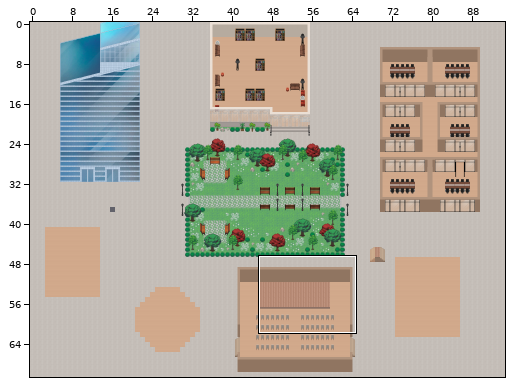
Level history. Tiled map (JSON): v1-wa-st-gobain.tmj. Above: a wide view before the commit, with the close-up outlined.
Close-up. Earlier state:
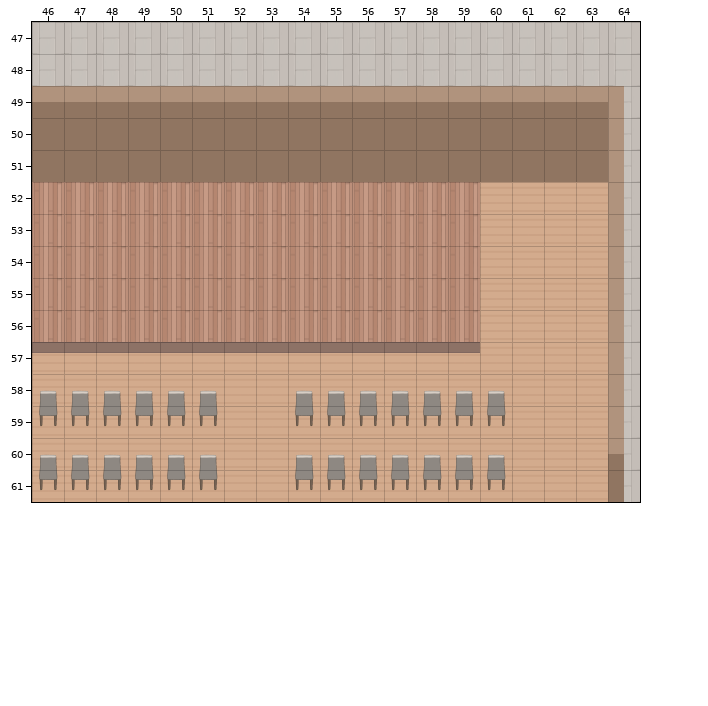
Cells are 32x32 px. Shown: x 46..64, y 47..61. The commit also changed other parts of the map, which this record leaves out. Tiles whose own drawing changed are shown in their newer look in all pictures.
After the commit:
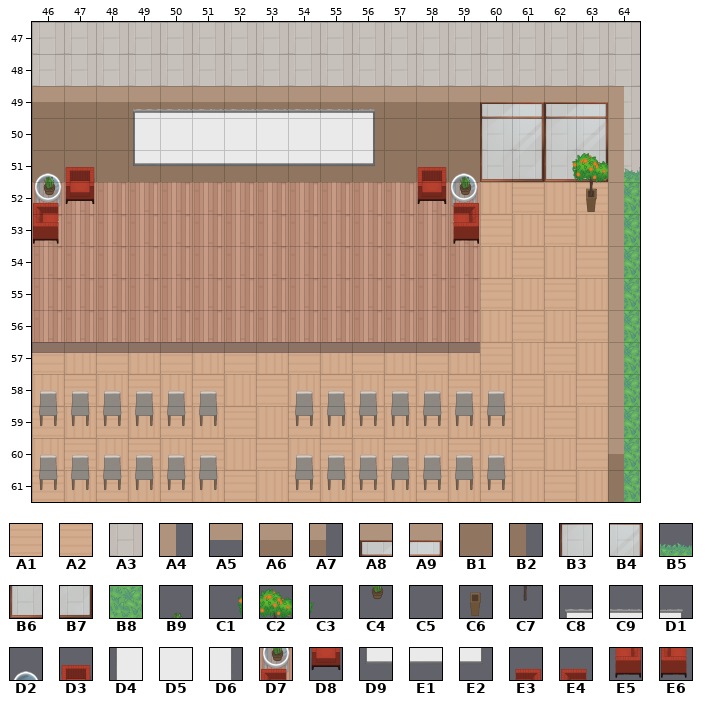
Key: from "TEST_AssetVillage": A1 128, A2 129, A3 196, A4 404, A5 460, A6 531, A7 532, A8 590, A9 591, B1 595, B2 596, B3 654, B4 655, B5 707, B6 718, B7 719, B8 771, B9 1680, C1 1734, C2 1735, C3 1736, C4 1744, C5 1794, C6 1797, C7 1799, C8 2140, C9 2141, D1 2142, D2 2194, D3 2203, D4 2204, D5 2205, D6 2206, D7 2258, D8 2267, D9 2268, E1 2269, E2 2270, E3 2329, E4 2329 flipped left-right, E5 2393, E6 2393 flipped left-right.
__ is an empty cell, .. an unchanged one.
Tiles of an added or newly shown layer are drawn over the layers below it.
See-through tiles are keyed as they look on the map.
Change:
--- layer "floor/floor1"
@@ x 63..64 @@
-52 A1 A3
-53 .. A3
-54 .. A3
-55 .. A3
-56 .. A3
-57 .. A3
-58 .. A3
-59 .. A3
-60 .. A3
-61 .. A3
+52 A2 B8
+53 .. B8
+54 .. B8
+55 .. B8
+56 .. B8
+57 .. B8
+58 .. B8
+59 .. B8
+60 .. B8
+61 .. B8
--- layer "floor/floor2"
@@ x 64..64 @@
-51 __
+51 B5
--- layer "walls/walls1"
@@ x 60..63 @@
-51 B1 B1 B1 B1
+51 B6 B7 B6 B7
--- layer "furniture/furniture1"
@@ x 46..64 @@
-51 __ .. .. .. .. .. .. .. .. .. .. .. .. __ .. .. .. .. ..
-52 __ .. .. .. .. .. .. .. .. .. .. .. .. __ .. .. .. __ __
+51 D2 .. .. .. .. .. .. .. .. .. .. .. .. D2 .. .. .. .. ..
+52 D7 .. .. .. .. .. .. .. .. .. .. .. .. D7 .. .. .. C6 C5
--- layer "furniture/furniture2"
@@ x 46..59 @@
-51 .. __ .. .. .. .. .. .. .. .. .. .. __ ..
-52 __ __ .. .. .. .. .. .. .. .. .. .. __ __
-53 __ .. .. .. .. .. .. .. .. .. .. .. .. __
+51 .. D3 .. .. .. .. .. .. .. .. .. .. D3 ..
+52 E4 D8 .. .. .. .. .. .. .. .. .. .. D8 E3
+53 E6 .. .. .. .. .. .. .. .. .. .. .. .. E5
--- layer "furniture/furniture3"
@@ x 46..59 @@
-51 __ .. .. .. .. .. .. .. .. .. .. .. .. __
-52 __ .. .. .. .. .. .. .. .. .. .. .. .. __
+51 B9 .. .. .. .. .. .. .. .. .. .. .. .. B9
+52 C4 .. .. .. .. .. .. .. .. .. .. .. .. C4
--- layer "above/above1" (removed)
@@ x 49..64 @@
-49 A6 A6 A6 A6 A6 A6 A6 A6 .. .. .. A6 A6 A6 A6 ..
-50 B1 B1 B1 B1 B1 B1 B1 B1 .. .. .. B1 B1 B1 B1 ..
-51 .. .. .. .. .. .. .. .. .. .. .. .. .. .. .. A4
-52 .. .. .. .. .. .. .. .. .. .. .. .. .. .. .. A4
-53 .. .. .. .. .. .. .. .. .. .. .. .. .. .. .. A4
-54 .. .. .. .. .. .. .. .. .. .. .. .. .. .. .. A4
-55 .. .. .. .. .. .. .. .. .. .. .. .. .. .. .. A4
-56 .. .. .. .. .. .. .. .. .. .. .. .. .. .. .. A4
-57 .. .. .. .. .. .. .. .. .. .. .. .. .. .. .. A4
-58 .. .. .. .. .. .. .. .. .. .. .. .. .. .. .. A4
-59 .. .. .. .. .. .. .. .. .. .. .. .. .. .. .. A4
-60 .. .. .. .. .. .. .. .. .. .. .. .. .. .. .. A7
-61 .. .. .. .. .. .. .. .. .. .. .. .. .. .. .. B2
+49 __ __ __ __ __ __ __ __ .. .. .. __ __ __ __ ..
+50 __ __ __ __ __ __ __ __ .. .. .. __ __ __ __ ..
+51 .. .. .. .. .. .. .. .. .. .. .. .. .. .. .. __
+52 .. .. .. .. .. .. .. .. .. .. .. .. .. .. .. __
+53 .. .. .. .. .. .. .. .. .. .. .. .. .. .. .. __
+54 .. .. .. .. .. .. .. .. .. .. .. .. .. .. .. __
+55 .. .. .. .. .. .. .. .. .. .. .. .. .. .. .. __
+56 .. .. .. .. .. .. .. .. .. .. .. .. .. .. .. __
+57 .. .. .. .. .. .. .. .. .. .. .. .. .. .. .. __
+58 .. .. .. .. .. .. .. .. .. .. .. .. .. .. .. __
+59 .. .. .. .. .. .. .. .. .. .. .. .. .. .. .. __
+60 .. .. .. .. .. .. .. .. .. .. .. .. .. .. .. __
+61 .. .. .. .. .. .. .. .. .. .. .. .. .. .. .. __
--- layer "above/above 1" (added)
@@ x 62..64 @@
-51 __ __ __
-52 .. __ ..
+51 C1 C2 C3
+52 .. C7 ..
--- layer "above/above2"
@@ x 49..64 @@
-49 __ __ __ __ __ __ __ __ .. .. .. __ __ __ __ ..
-50 __ .. .. .. .. .. .. __ .. .. .. __ __ __ __ ..
-51 .. .. .. .. .. .. .. .. .. .. .. .. .. .. .. __
-52 .. .. .. .. .. .. .. .. .. .. .. .. .. .. .. __
-53 .. .. .. .. .. .. .. .. .. .. .. .. .. .. .. __
-54 .. .. .. .. .. .. .. .. .. .. .. .. .. .. .. __
-55 .. .. .. .. .. .. .. .. .. .. .. .. .. .. .. __
-56 .. .. .. .. .. .. .. .. .. .. .. .. .. .. .. __
-57 .. .. .. .. .. .. .. .. .. .. .. .. .. .. .. __
-58 .. .. .. .. .. .. .. .. .. .. .. .. .. .. .. __
-59 .. .. .. .. .. .. .. .. .. .. .. .. .. .. .. __
-60 .. .. .. .. .. .. .. .. .. .. .. .. .. .. .. __
-61 .. .. .. .. .. .. .. .. .. .. .. .. .. .. .. __
+49 A6 A6 A6 A6 A6 A6 A6 A6 .. .. .. A8 A9 A8 A9 ..
+50 B1 .. .. .. .. .. .. B1 .. .. .. B3 B4 B3 B4 ..
+51 .. .. .. .. .. .. .. .. .. .. .. .. .. .. .. A4
+52 .. .. .. .. .. .. .. .. .. .. .. .. .. .. .. A4
+53 .. .. .. .. .. .. .. .. .. .. .. .. .. .. .. A4
+54 .. .. .. .. .. .. .. .. .. .. .. .. .. .. .. A4
+55 .. .. .. .. .. .. .. .. .. .. .. .. .. .. .. A4
+56 .. .. .. .. .. .. .. .. .. .. .. .. .. .. .. A4
+57 .. .. .. .. .. .. .. .. .. .. .. .. .. .. .. A4
+58 .. .. .. .. .. .. .. .. .. .. .. .. .. .. .. A4
+59 .. .. .. .. .. .. .. .. .. .. .. .. .. .. .. A4
+60 .. .. .. .. .. .. .. .. .. .. .. .. .. .. .. A7
+61 .. .. .. .. .. .. .. .. .. .. .. .. .. .. .. B2
--- layer "above/above3" (added)
@@ x 49..63 @@
-49 __ __ __ __ __ __ __ __ .. .. .. __ __ __ __
-50 __ __ __ __ __ __ __ __ .. .. .. .. .. .. ..
-51 __ __ __ __ __ __ __ __ .. .. .. .. .. .. ..
+49 C8 C9 C9 C9 C9 C9 C9 D1 .. .. .. A5 A5 A5 A5
+50 D4 D5 D5 D5 D5 D5 D5 D6 .. .. .. .. .. .. ..
+51 D9 E1 E1 E1 E1 E1 E1 E2 .. .. .. .. .. .. ..
